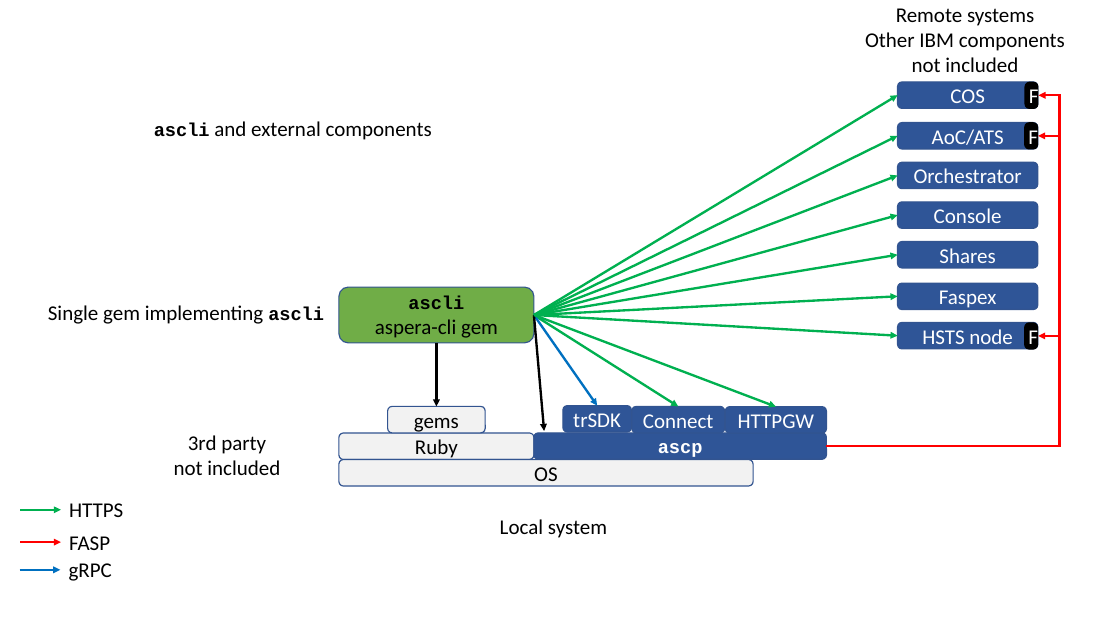
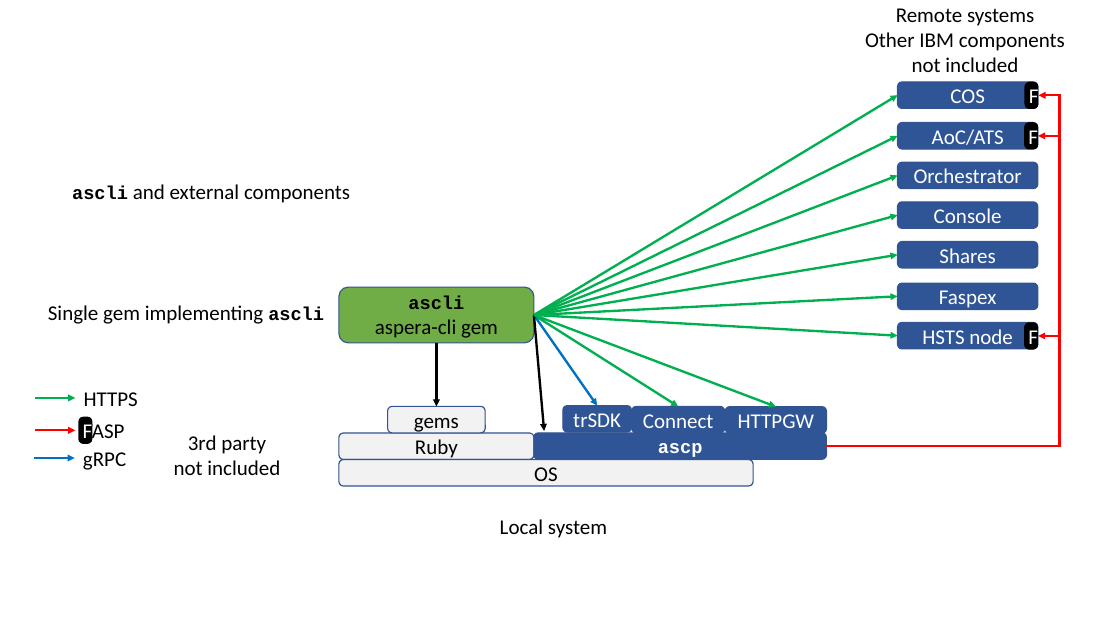
Before and after one commit to IBM/aspera-cli, a slide deck: slide 1 of docs/architecture.pptx. Drawn at 1120x630 pixels with LibreOffice and Linux fonts; fonts in the diff are those of the drawing. Boxes give left, top, right and bottom in pixels: in the first picture for what was removed or moved away, otherwise in the second. Text is boxed around its words. In the diff, an @@ line names an element or a change of style, - is before the commit and + after.

```diff
--- a/docs/architecture.pptx
+++ b/docs/architecture.pptx
@@ text "ascli and external components": place and size @@
-text "ascli and external components" at (154, 121, 432, 140)
+text "ascli and external components" at (72, 184, 350, 203)
@@ rounded rectangle added at (78, 417, 92, 444), fill #000000, 18 pt, text #FFFFFF @@
+F
@@ 3 texts, 3 arrows: place and size @@
-3 texts, 3 arrows at (19, 503, 123, 581)
+3 texts, 3 arrows at (34, 392, 138, 470)
```
Also in this commit, not shown: 2 other files.
